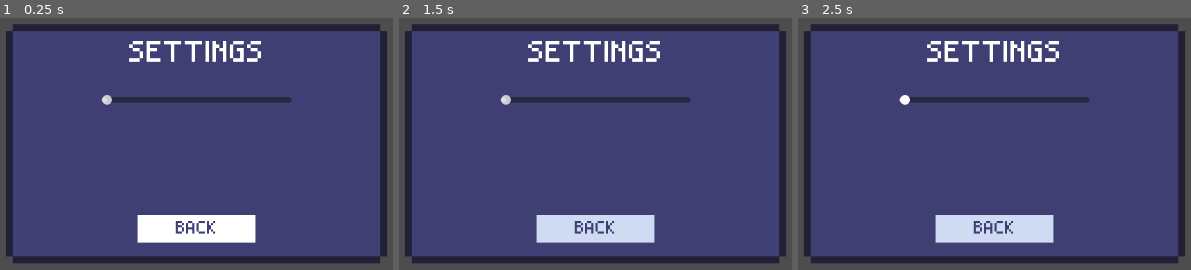
Above: before the commit, frames 1-3 (left to right).
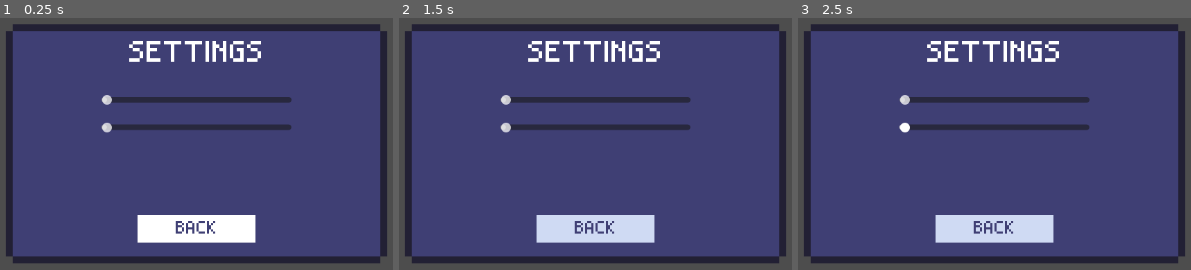
Above: after the commit, the same moments.

Repository: itsbeesfan/giftbox-project
Game: Godot game, scene res://scenes/settings.tscn
Same seed, same stepped clock (60 frames per second), same inputs: the game is played once before the commit and once after it. This scene is started directly instead of the project's main scene.
Inputs:
- Up to frame 1 (0.25 s): no input
- Up to frame 2 (1.5 s): tap Enter at 0.5 s; hold D (move_right) 0.53-1.25 s; tap E (open) at 0.6 s; tap Space (jump) at 0.77 s; click "BACK" at 1.25 s
- Up to frame 3 (2.5 s): hold D (move_right) from 2.03 s (still down); tap Alt at 2.1 s; tap Up at 2.27 s

The runs differ from the first frame. In frame 1, 1.2% of the frame differs, in the area x 25-75%, y 41-46%; in frame 2, 1.2%; in frame 3, 1.2%, in the area x 25-75%, y 30-46%.

Commit message:
Update settings.tscn

Diff:
--- a/giftbox-project-insides/scenes/settings.tscn
+++ b/giftbox-project-insides/scenes/settings.tscn
@@ -75,7 +75,7 @@
 text = "BACK"
 horizontal_alignment = 1
 
-[node name="HSlider" type="HSlider" parent="."]
+[node name="MusicSlider" type="HSlider" parent="."]
 layout_mode = 1
 anchors_preset = -1
 anchor_left = 0.5
@@ -88,3 +88,18 @@
 offset_bottom = 8.169998
 grow_horizontal = 2
 grow_vertical = 2
+
+[node name="SFXSlider" type="HSlider" parent="."]
+layout_mode = 1
+anchors_preset = -1
+anchor_left = 0.5
+anchor_top = 0.43100002
+anchor_right = 0.5
+anchor_bottom = 0.43100002
+offset_left = -137.25
+offset_top = -8.194992
+offset_right = 137.25
+offset_bottom = 7.805008
+grow_horizontal = 2
+grow_vertical = 2
+rotation = 0.0002882838
